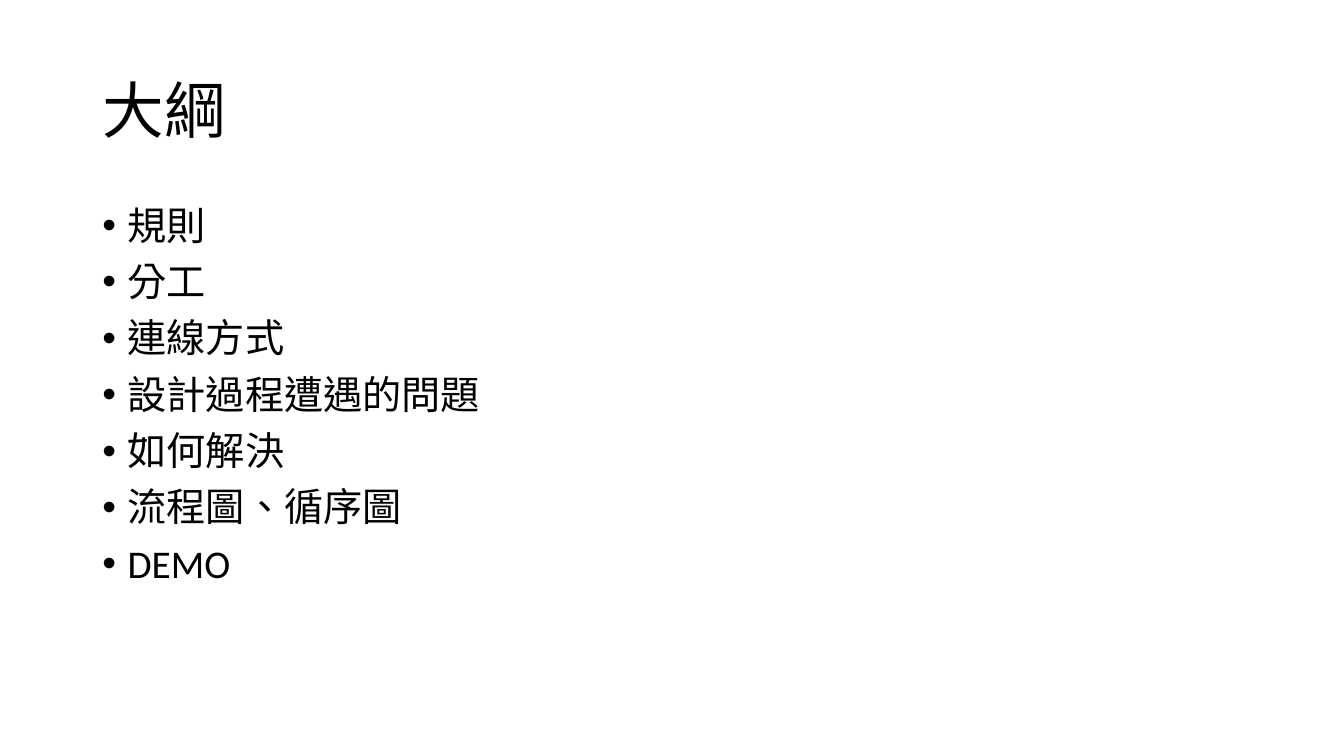
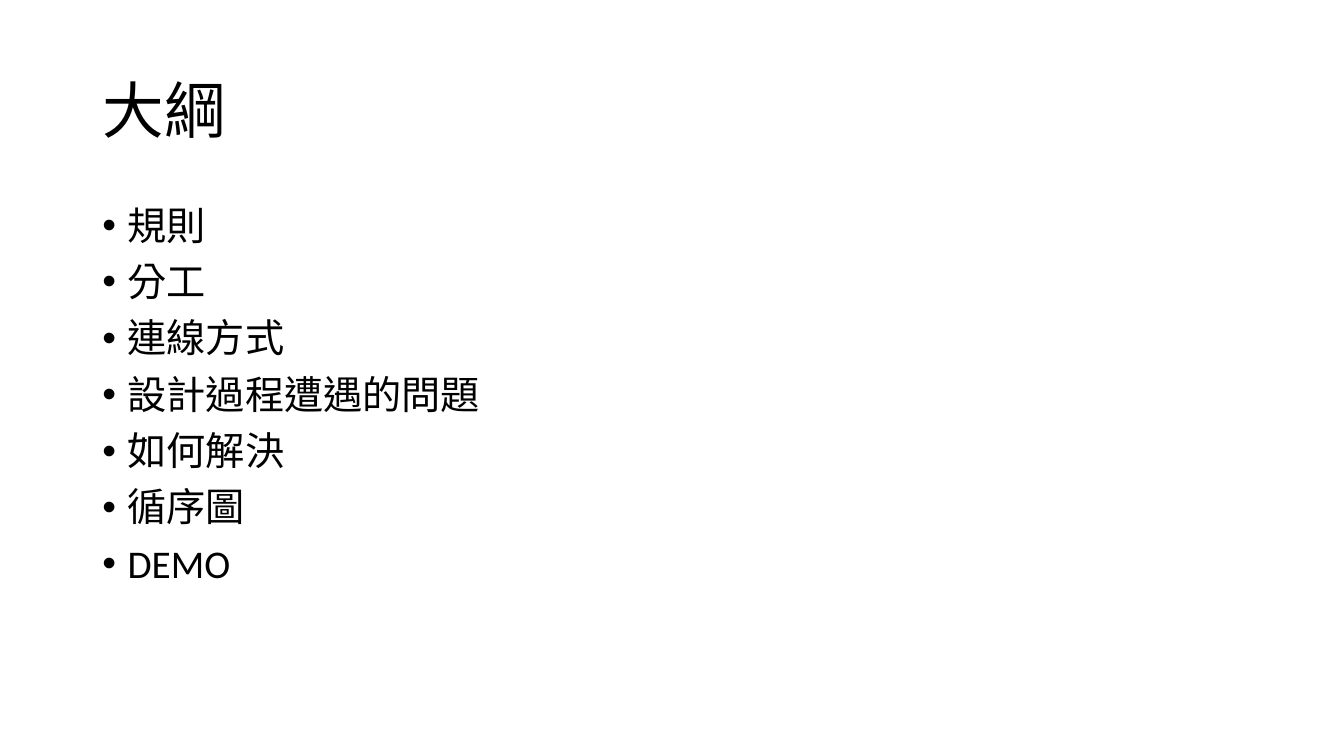
Before and after one commit to Joe-lin-ezra/BattleShip, a slide deck: slide 2 of doc/網路程式設計報告.pptx. Drawn at 1344x756 pixels with LibreOffice and Linux fonts; fonts in the diff are those of the drawing. Boxes give left, top, right and bottom in pixels: in the first picture for what was removed or moved away, otherwise in the second. Text is boxed around its words. In the diff, an @@ line names an element or a change of style, - is before the commit and + after.

Commit message:
ppt

```diff
--- a/doc/網路程式設計報告.pptx
+++ b/doc/網路程式設計報告.pptx
@@ text at box(128, 488, 245, 525): text changed @@
-• 流程圖、循序圖
+• 循序圖
```
Also in this commit, not shown: 4 other slides changed, 5 slides added, 7 slides removed.
